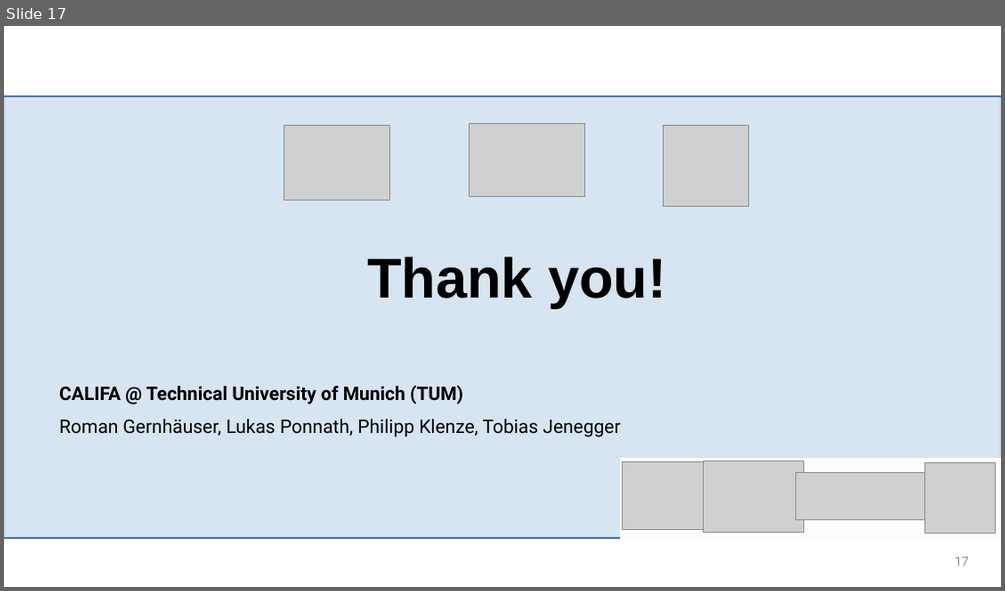
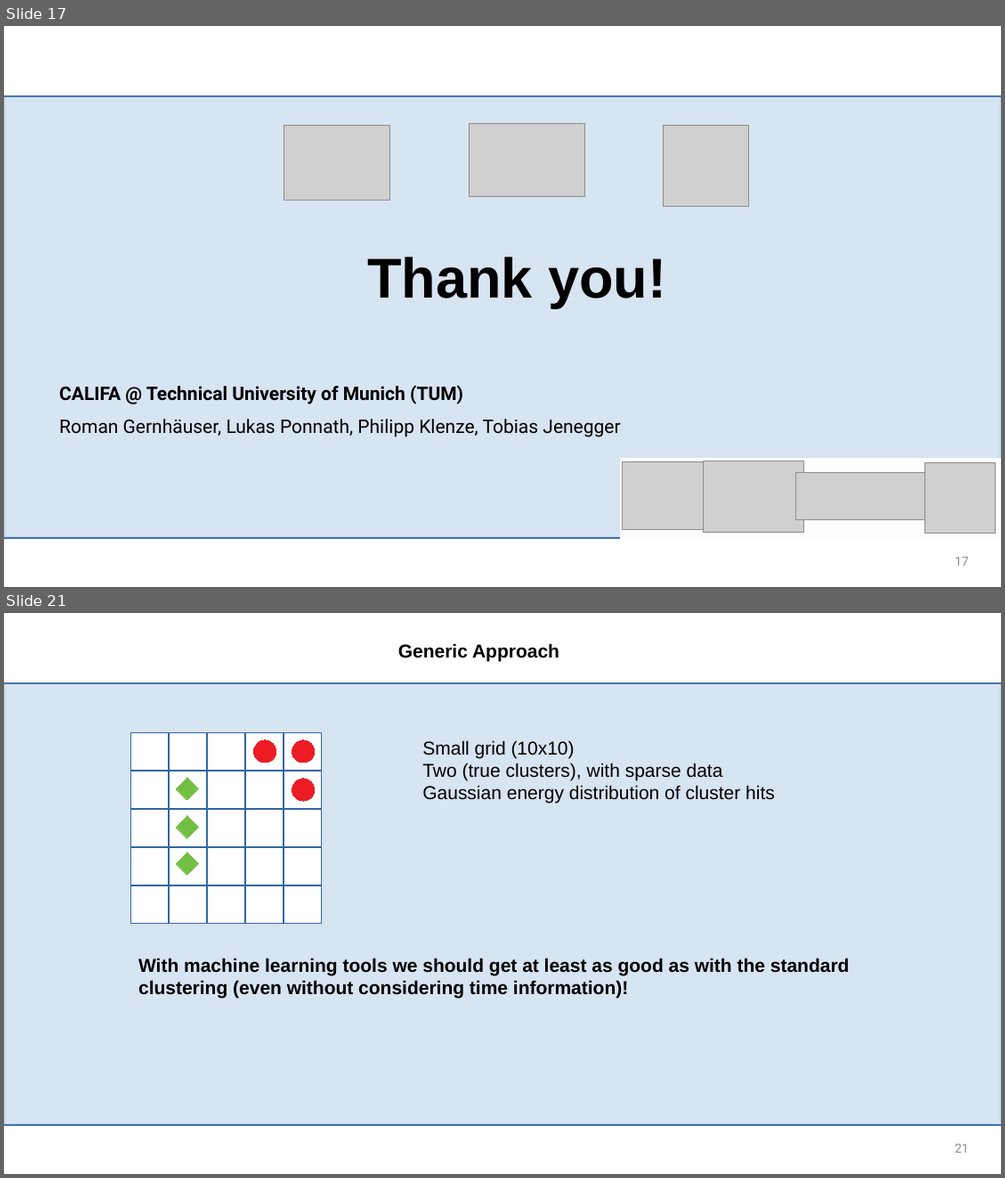
Before and after one commit to jenegger/trafo_agglo, a slide deck: odsl_summary_oct_2024.odp. Shown one above the other, each under a label of ours: slide 17 before the commit, slides 17 and 21 after it; the slides between them are not shown. The pictures are 1005x591 and 1005x1178 pixels, drawn with LibreOffice and Linux fonts; fonts in the diff are those of the drawing; grey boxes stand for pictures; background and template pictures are left out. Boxes give left, top, right and bottom in pixels: in the first picture for what was removed or moved away, otherwise in the second. Text is boxed around its words. In the diff, an @@ line names an element or a change of style, - is before the commit and + after.

```diff
--- a/odsl_summary_oct_2024.odp
+++ b/odsl_summary_oct_2024.odp
@@ slide 21 added at bbox=[4, 613, 1001, 1174], background #FFFFFF; not listed: 3 template elements that a slide beside it also shows @@
@@ text added at bbox=[398, 643, 559, 661], 18 pt, text #000000, bold @@
+Generic Approach
@@ text added at bbox=[422, 740, 775, 803], 18 pt, text #000000 @@
+Small grid (10x10)
+Two (true clusters), with sparse data
+Gaussian energy distribution of cluster hits
@@ group added at bbox=[131, 732, 322, 924]: 25 rectangles, 3 ellipses, 3 diamonds @@
@@ text added at bbox=[138, 957, 850, 997], 18 pt, text #000000, bold @@
+With machine learning tools we should get at least as good as with the standard clustering (even without considering time information)!
@@ page number added at bbox=[955, 1143, 969, 1152], 12 pt, text #8B8B8B @@
+21
```
Also in this commit, not shown: 1 slide changed, 3 other slides added, 30 other files.
